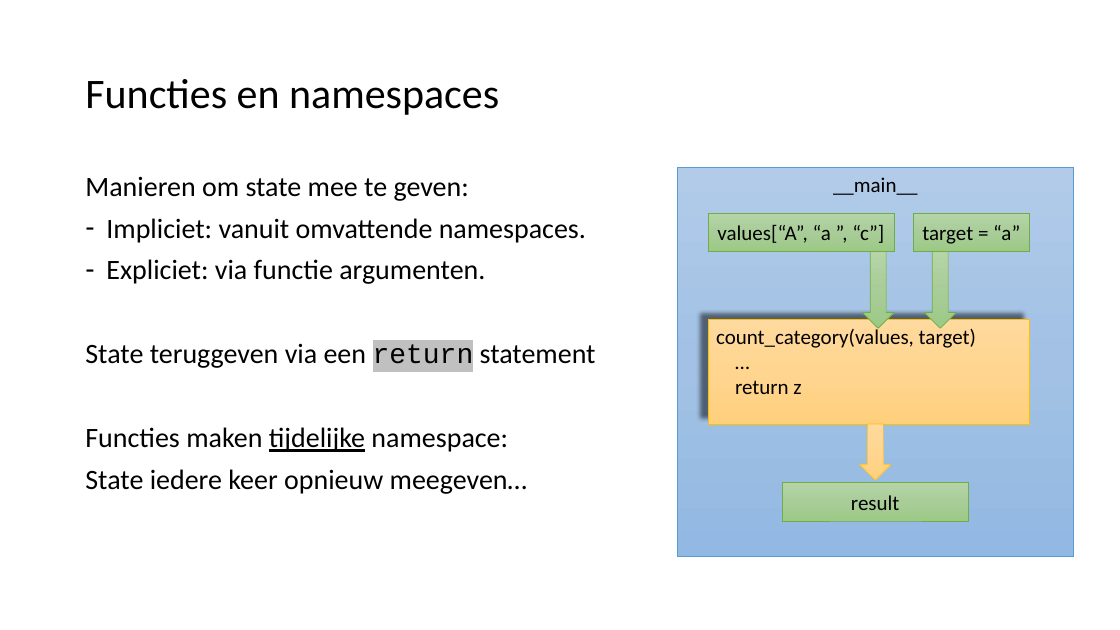
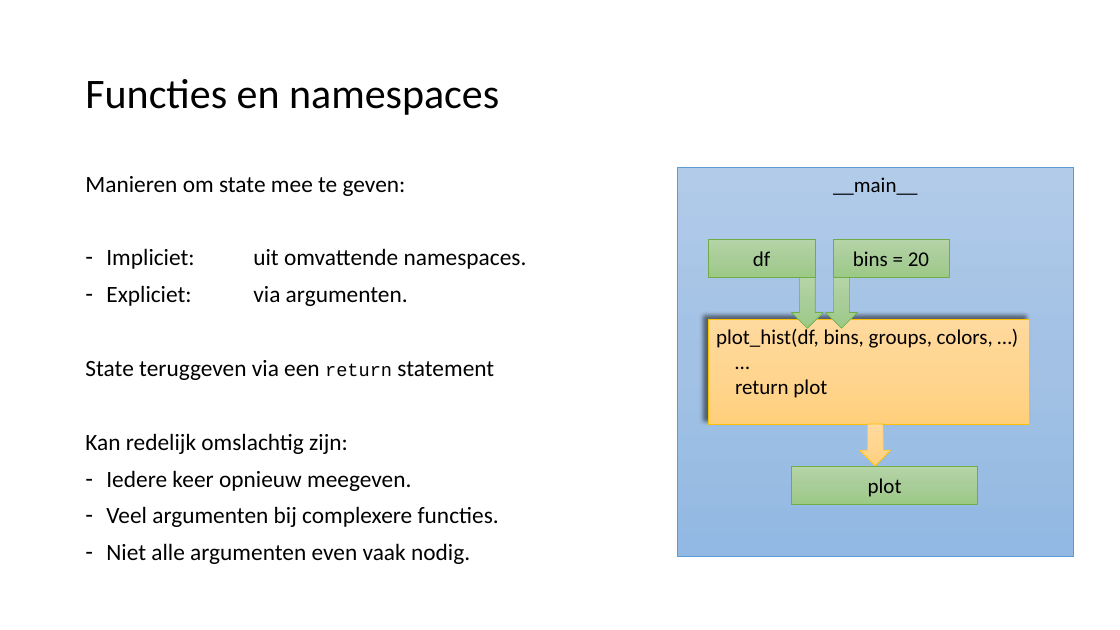
Before and after one commit to LFKoning/knowledge-sharing, a slide deck: slide 8 of objects/python_objects.pptx (slide 7 before the commit). Drawn at 1120x630 pixels with LibreOffice and Linux fonts; fonts in the diff are those of the drawing. Boxes give left, top, right and bottom in pixels: in the first picture for what was removed or moved away, otherwise in the second. Text is boxed around its words. In the diff, an @@ line names an element or a change of style, - is before the commit and + after.

```diff
--- a/objects/python_objects.pptx
+++ b/objects/python_objects.pptx
@@ text at box(85, 176, 494, 380): size 24 to 20 pt in "Manieren om state mee te geven:", "State teruggeven via een statement"; size 24 to 16 pt, highlight #C0C0C0 to none in "return" @@
@@ rectangle "df": place and size @@
-rectangle "df" at box(708, 213, 895, 252)
+rectangle "df" at box(708, 239, 816, 278)
@@ rectangle "bins = 20": place and size @@
-rectangle "bins = 20" at box(913, 213, 1029, 252)
+rectangle "bins = 20" at box(833, 239, 949, 278)
@@ text at box(106, 248, 527, 306): text changed; size 24 to 20 pt @@
-– Impliciet: vanuit omvattende namespaces.
-– Expliciet: via functie argumenten.
+– Impliciet: uit omvattende namespaces.
+– Expliciet: via argumenten.
@@ text in rectangle at box(753, 251, 770, 266): text changed @@
-values[“A”, “a ”, “c”]
+df
@@ text in rectangle at box(853, 251, 929, 266): text changed @@
-target = “a”
+bins = 20
@@ down arrow: place and size @@
-down arrow at box(863, 251, 895, 328)
+down arrow at box(791, 277, 823, 328)
@@ down arrow: place and size @@
-down arrow at box(925, 251, 957, 328)
+down arrow at box(826, 277, 858, 328)
@@ rectangle "plot_hist(df, bins, groups, colors, …)" at box(708, 319, 1030, 423): shadow changed @@
@@ text in rectangle at box(716, 327, 993, 348): text changed @@
-count_category(values, target)
+plot_hist(df, bins, groups, colors, …)
@@ text in rectangle at box(735, 379, 827, 398): text changed @@
-return z
+return plot
@@ text at box(85, 433, 499, 564): text changed; size 24 to 20 pt @@
-Functies maken tijdelijke namespace:
-State iedere keer opnieuw meegeven…
+Kan redelijk omslachtig zijn:
+– Iedere keer opnieuw meegeven.
+– Veel argumenten bij complexere functies.
+– Niet alle argumenten even vaak nodig.
@@ down arrow: place and size @@
-down arrow at box(860, 424, 891, 481)
+down arrow at box(860, 424, 891, 466)
@@ rectangle "plot": place and size @@
-rectangle "plot" at box(782, 482, 969, 521)
+rectangle "plot" at box(791, 466, 978, 505)
@@ text in rectangle at box(868, 478, 902, 497): text changed @@
-result
+plot
```
Also in this commit, not shown: 4 other slides changed, 7 slides added, 3 slides removed, 7 other files.
